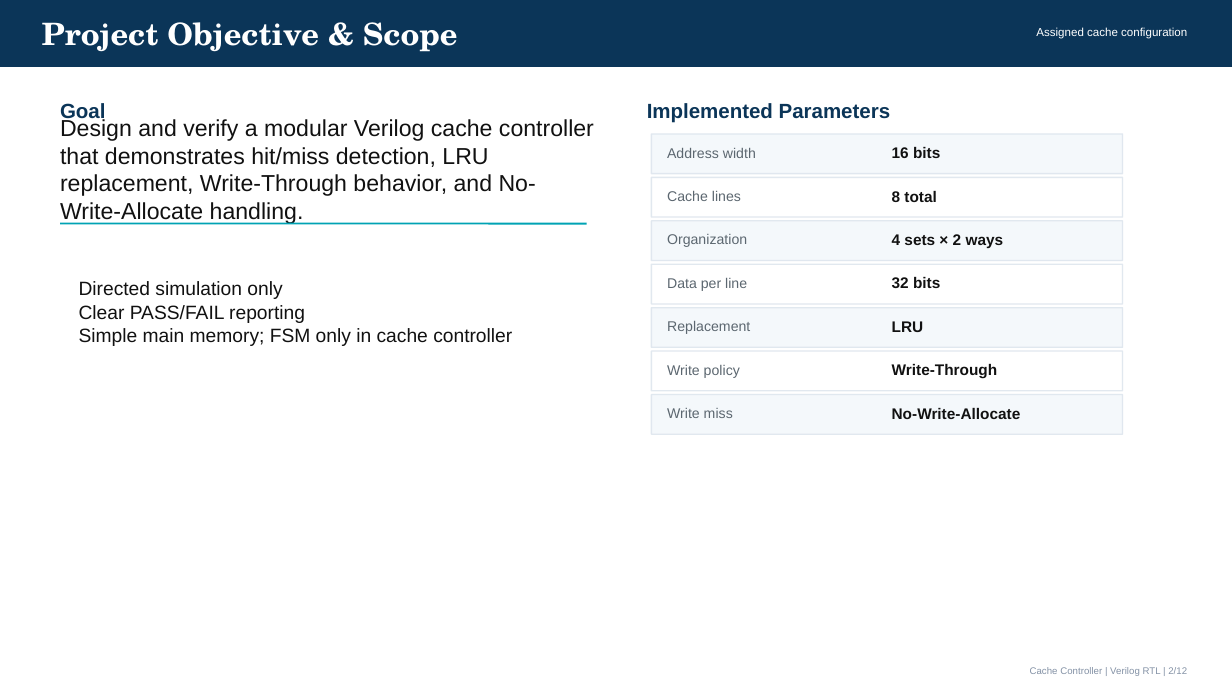
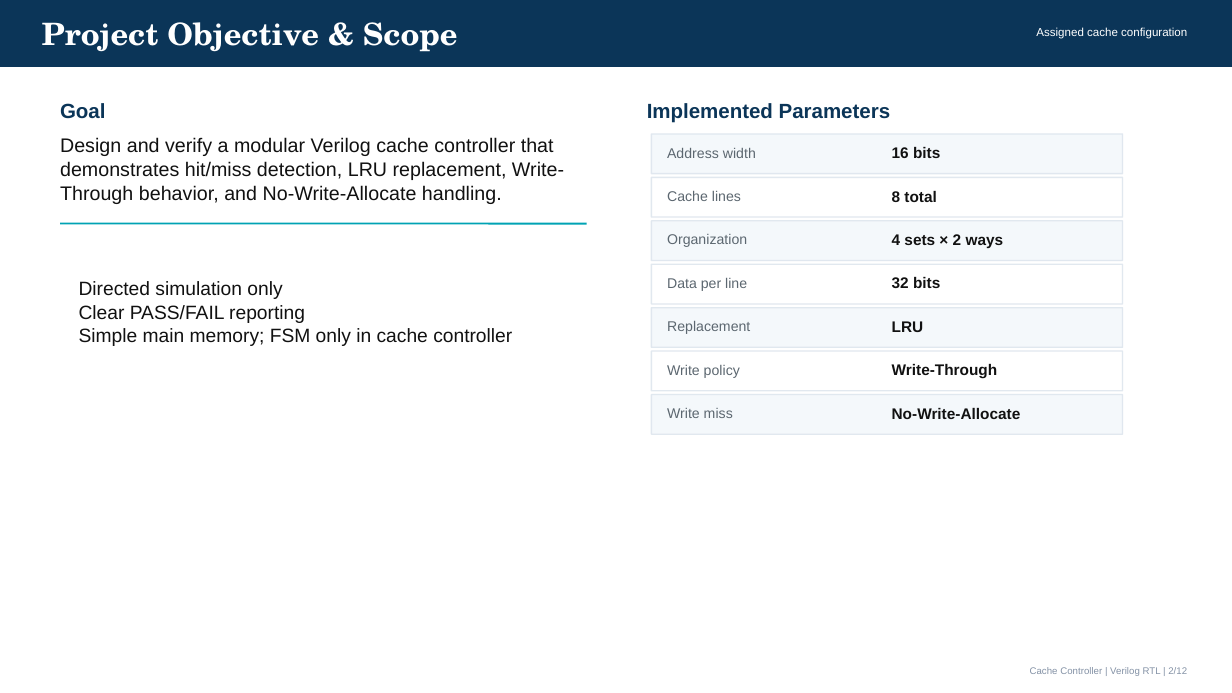
Before and after one commit to muhammad-hammad15/Cache_Controller_Project, a slide deck: slide 2 of Cache_Controller_Presentation.pptx. Drawn at 1232x693 pixels with LibreOffice and Linux fonts; fonts in the diff are those of the drawing. Boxes give left, top, right and bottom in pixels: in the first picture for what was removed or moved away, otherwise in the second. Text is boxed around its words. In the diff, an @@ line names an element or a change of style, - is before the commit and + after.

Commit message:
Cache Controller Project Verilog

```diff
--- a/Cache_Controller_Presentation.pptx
+++ b/Cache_Controller_Presentation.pptx
@@ text "Design and verify a modular ..." at (60,137,564,204): size 18 to 15.3 pt @@
```
Also in this commit, not shown: 4 other slides changed, 1 other file.
